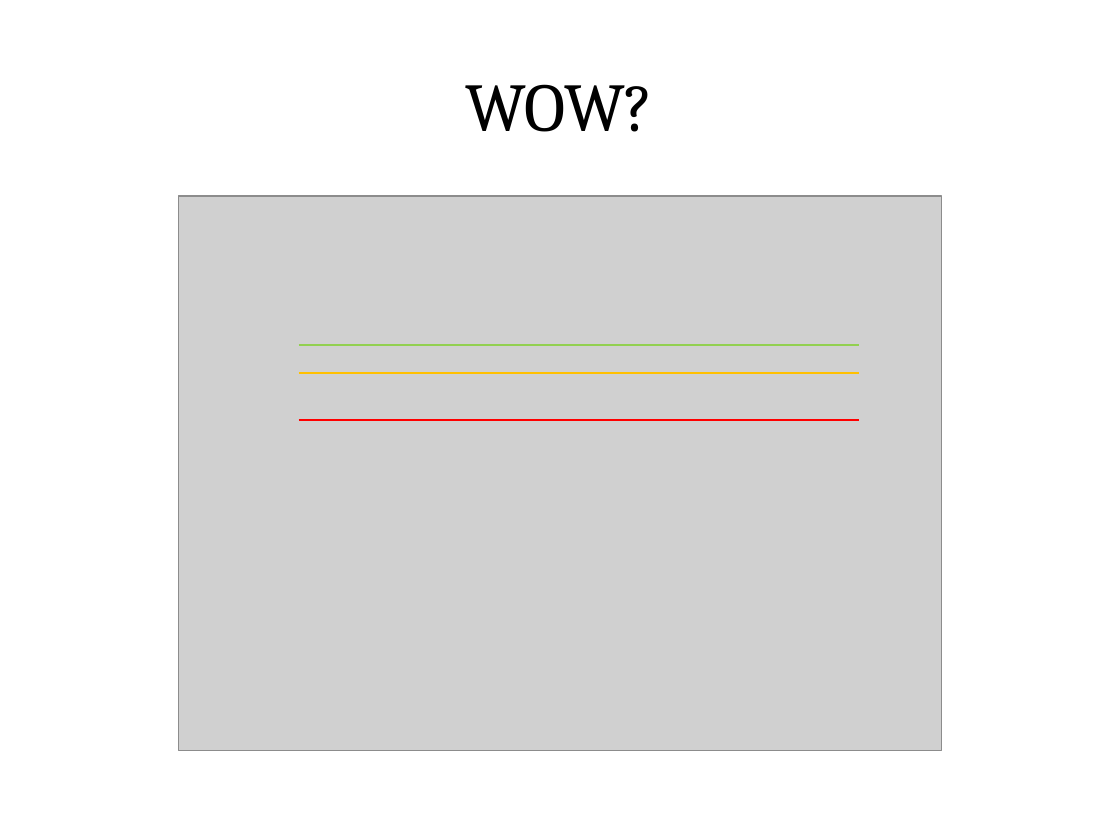
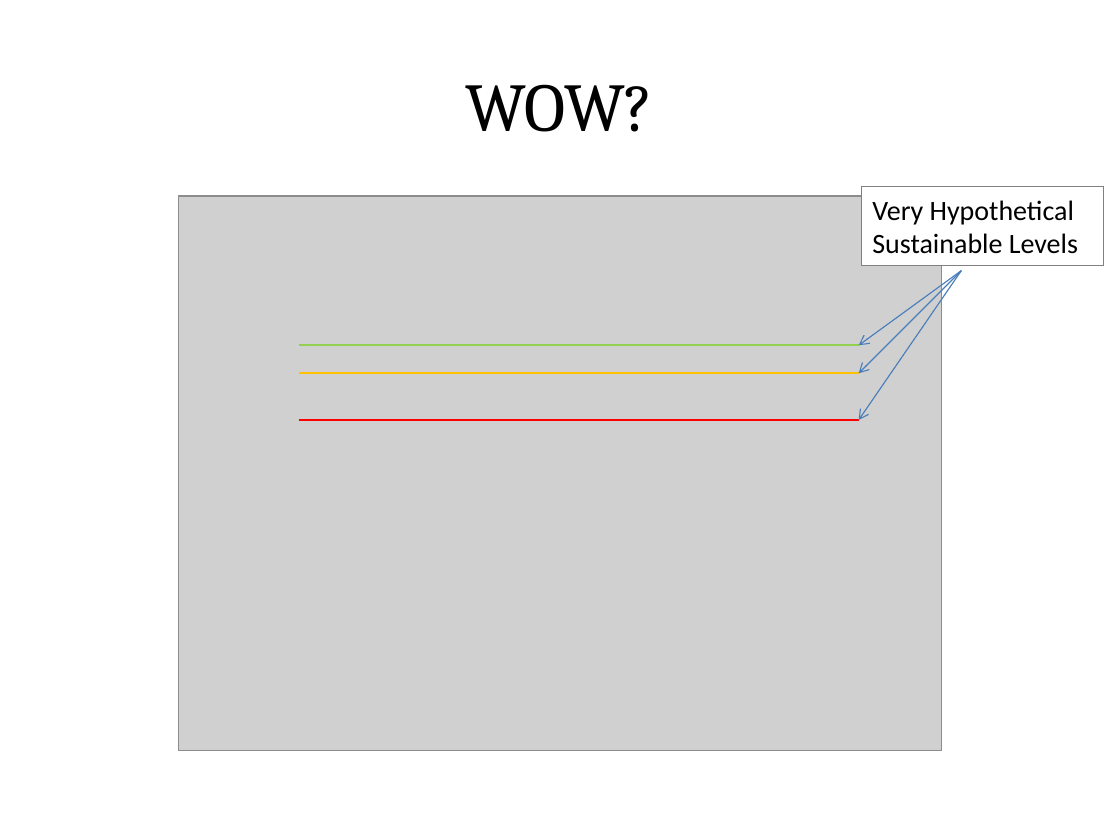
Before and after one commit to zoechao/teaching, a slide deck: slide 15 of womenwaterwork/data_data_everywhere.pptx (slide 14 before the commit). Drawn at 1120x840 pixels with LibreOffice and Linux fonts; fonts in the diff are those of the drawing; grey boxes stand for pictures. Boxes give left, top, right and bottom in pixels: in the first picture for what was removed or moved away, otherwise in the second. Text is boxed around its words. In the diff, an @@ line names an element or a change of style, - is before the commit and + after.

```diff
--- a/womenwaterwork/data_data_everywhere.pptx
+++ b/womenwaterwork/data_data_everywhere.pptx
@@ rectangle added at bbox=[861, 187, 1104, 267], fill #FFFFFF, outline #808080 0.75 pt, 18 pt, text #000000 @@
+Very Hypothetical Sustainable Levels
@@ arrow added from (961, 271) to (859, 345), #4B7EBC 0.75 pt @@
@@ arrow added from (961, 271) to (859, 373), #4B7EBC 0.75 pt @@
@@ arrow added from (961, 271) to (859, 420), #4B7EBC 0.75 pt @@
```
Also in this commit, not shown: 3 other slides changed, 2 slides added, 1 other file.
